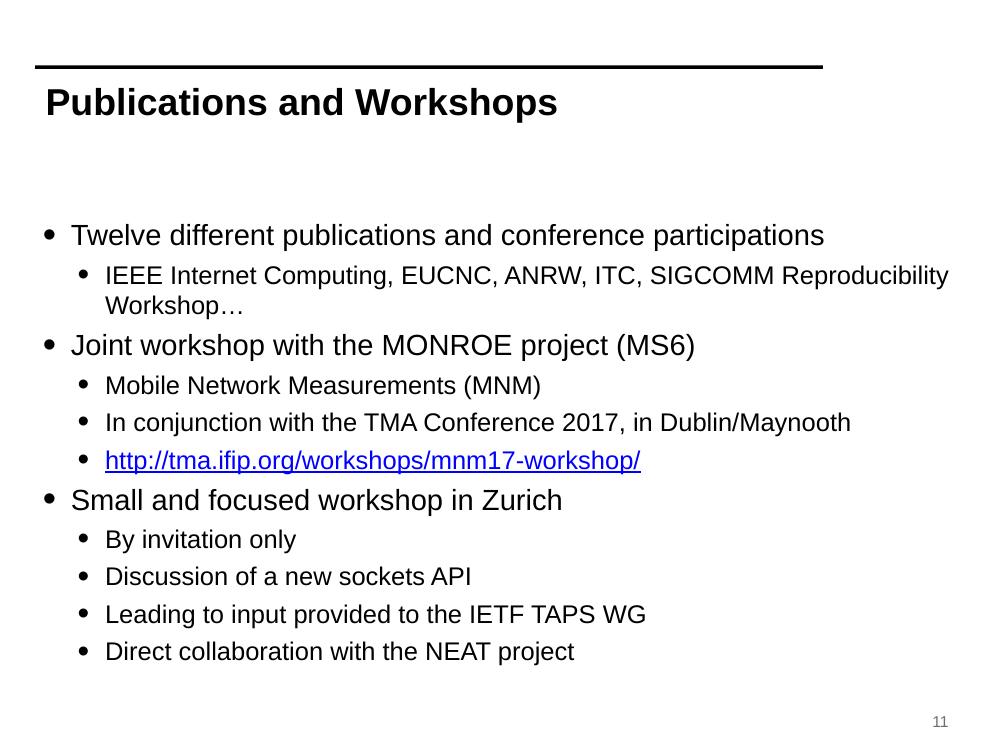
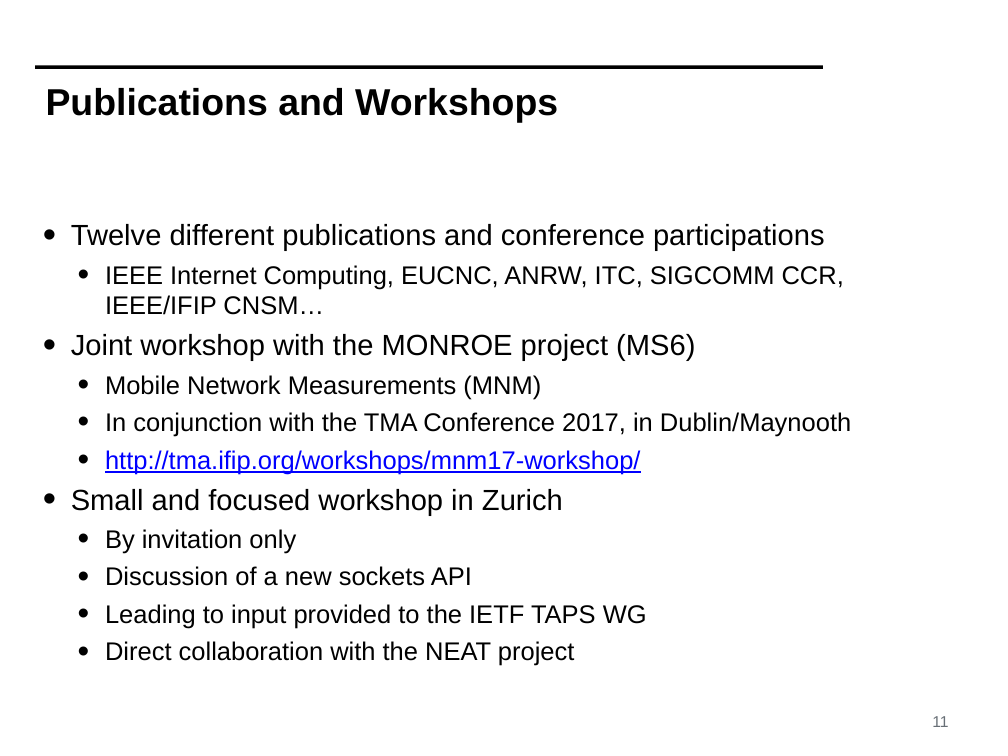
Before and after one commit to mami-project/roadshows, a slide deck: slide 11 of review2-zurich/WP4-ReviewM18.pptx. Drawn at 1008x756 pixels with LibreOffice and Linux fonts; fonts in the diff are those of the drawing; background and template pictures are left out. Boxes give left, top, right and bottom in pixels: in the first picture for what was removed or moved away, otherwise in the second. Text is boxed around its words. In the diff, an @@ line names an element or a change of style, - is before the commit and + after.

```diff
--- a/review2-zurich/WP4-ReviewM18.pptx
+++ b/review2-zurich/WP4-ReviewM18.pptx
@@ text at [105, 265, 844, 315]: text changed @@
-  • IEEE Internet Computing, EUCNC, ANRW, ITC, SIGCOMM Reproducibility Workshop…
+  • IEEE Internet Computing, EUCNC, ANRW, ITC, SIGCOMM CCR, IEEE/IFIP CNSM…
```
Also in this commit, not shown: 9 other slides changed.
